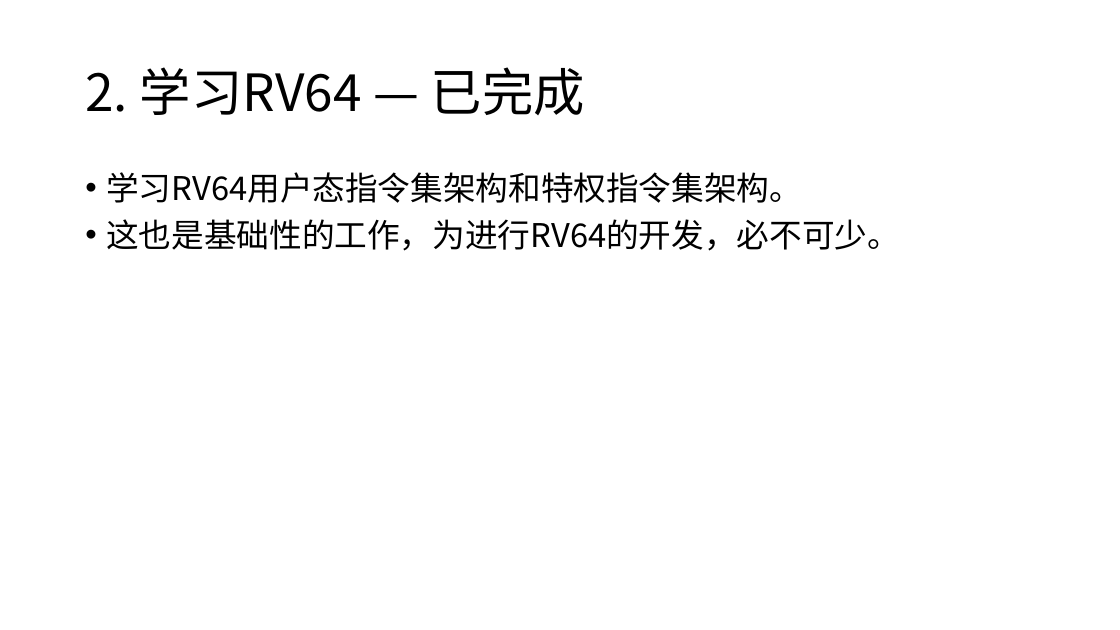
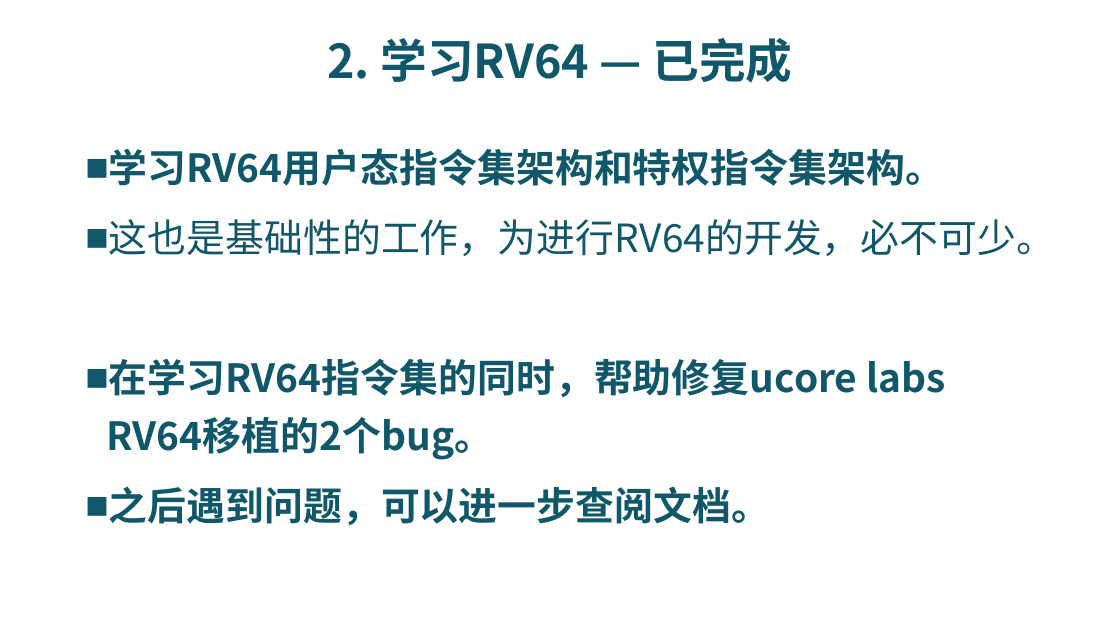
Before and after one commit to riscv-labs/OS2018spring-projects-g06, a slide deck: slide 9 of mid_report.pptx (slide 8 before the commit). Drawn at 1120x630 pixels with LibreOffice and Linux fonts; fonts in the diff are those of the drawing; background and template pictures are left out. Boxes give left, top, right and bottom in pixels: in the first picture for what was removed or moved away, otherwise in the second. Text is boxed around its words. In the diff, an @@ line names an element or a change of style, - is before the commit and + after.

```diff
--- a/mid_report.pptx
+++ b/mid_report.pptx
@@ title "2. 学习RV64 — 已完成" at [327, 38, 793, 83]: size 44 to 40 pt, text colour #000000 to #11576A, bold on; alignment left to centre @@
@@ text "学习RV64用户态指令集架构和特权指令集架构。": place and size @@
-text "学习RV64用户态指令集架构和特权指令集架构。" at [106, 172, 900, 251]
+text "学习RV64用户态指令集架构和特权指令集架构。" at [106, 148, 1055, 525]
@@ text at [109, 148, 1055, 256]: size 28 to 33.3 pt, text colour #000000 to #11576A in "学习RV64用户态指令集架构和特权指令集架构。", "这也是基础性的工作，为进行RV64的开发，必不可少。"; bold on in "学习RV64用户态指令集架构和特权指令集架构。"; bullet • to ■; line spacing 0.9 to 1.25 @@
@@ text at [106, 358, 945, 525]: paragraphs added @@
+■ 在学习RV64指令集的同时，帮助修复ucore labs RV64移植的2个bug。
+■ 之后遇到问题，可以进一步查阅文档。
```
Also in this commit, not shown: 19 other slides changed, 1 slide removed, 1 other file.
